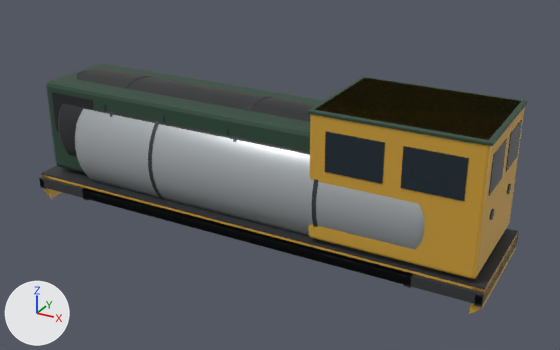
The glTF model apps/range/public/models/switchyard.glb, before and after one commit.
The view is the same before and after, from a 50 mm lens placed at (8.84, -15.09, 9.43), pointed at (0.47, 0.14, 1.82). Every picture has the same lights, and +X, +Y and +Z are marked at lower left. The picture after the commit comes second.

The first picture shows 'depot-tank', 'frame-12', 'frame-9', 'loco', 'tank-car'.
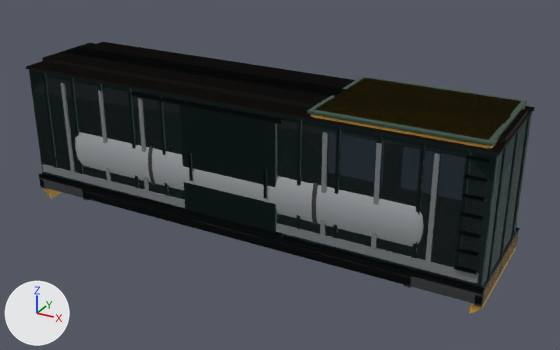
The change, as a list of edits to the scene's bpy script:
```text
Add mat_car_grey:
    mat_car_grey = principled_material('car.grey')
    mat_car_grey.base_color = (0.216, 0.238, 0.254)  # grey #80868a
    mat_car_grey.metallic = 0.3
    mat_car_grey.roughness = 0.55
Add mat_roof_flat:
    mat_roof_flat = principled_material('roof.flat')
    mat_roof_flat.base_color = (0.0782, 0.0704, 0.063)  # dark grey #4f4b47
    mat_roof_flat.roughness = 0.8
Add mat_car_teal:
    mat_car_teal = principled_material('car.teal')
    mat_car_teal.base_color = (0.0497, 0.13, 0.125)  # dark cyan #3f6563
    mat_car_teal.metallic = 0.3
    mat_car_teal.roughness = 0.55
Add mat_car_oxide:
    mat_car_oxide = principled_material('car.oxide')
    mat_car_oxide.base_color = (0.209, 0.0423, 0.0232)  # red #7e3a2a
    mat_car_oxide.metallic = 0.3
    mat_car_oxide.roughness = 0.55
Add me_hopper:
    me_hopper.from_pydata(...)  # 396 vertices, 672 faces; spans x -6.0..6.0, y -1.5..1.56, z 1.0..4.02
    # faces by material slot: [300, 372]
    me_hopper.materials.append(mat_steel)  # dark grey #3a3d40
    me_hopper.materials.append(mat_car_grey)  # grey #80868a
Add me_deck_12:
    me_deck_12.from_pydata(...)  # a box spanning x -6.0..6.0, y -1.5..1.5, z 1.0..1.08; a box spanning x -6.0..6.0, y 1.5..1.56, z 1.08..1.1; a box spanning x -6.0..6.0, y -1.5..-1.44, z 1.08..1.1; a box spanning x -5.94..5.94, y -1.44..1.44, z 1.08..1.1
    me_deck_12.materials.append(mat_steel)  # dark grey #3a3d40
Add me_boxcar_teal:
    me_boxcar_teal.from_pydata(...)  # 608 vertices, 984 faces; spans x -6.0..6.0, y -1.54..1.56, z 1.0..4.2
    # faces by material slot: [324, 636, 24]
    me_boxcar_teal.materials.append(mat_steel)  # dark grey #3a3d40
    me_boxcar_teal.materials.append(mat_car_teal)  # dark cyan #3f6563
    me_boxcar_teal.materials.append(mat_roof_flat)  # dark grey #4f4b47
Add me_boxcar_oxide:
    me_boxcar_oxide.from_pydata(...)  # 608 vertices, 984 faces; spans x -6.0..6.0, y -1.54..1.56, z 1.0..4.2
    # faces by material slot: [324, 636, 24]
    me_boxcar_oxide.materials.append(mat_steel)  # dark grey #3a3d40
    me_boxcar_oxide.materials.append(mat_car_oxide)  # red #7e3a2a
    me_boxcar_oxide.materials.append(mat_roof_flat)  # dark grey #4f4b47
Add ob_hopper:
    ob_hopper = bpy.data.objects.new('hopper', me_hopper)
    ob_hopper.location = (0.0, 0.0, 0.0)
Add ob_deck_12:
    ob_deck_12 = bpy.data.objects.new('deck-12', me_deck_12)
    ob_deck_12.location = (0.0, 0.0, 0.0)
Add ob_boxcar_teal:
    ob_boxcar_teal = bpy.data.objects.new('boxcar-teal', me_boxcar_teal)
    ob_boxcar_teal.location = (0.0, 0.0, 0.0)
Add ob_boxcar_oxide:
    ob_boxcar_oxide = bpy.data.objects.new('boxcar-oxide', me_boxcar_oxide)
    ob_boxcar_oxide.location = (0.0, 0.0, 0.0)
```

Where the change shows, as pixel boxes (x1, y1, x2, y2) in the pictures (560 x 350 px):
'boxcar-teal', added
    after: (26, 47, 535, 287)
    faces in mat_car_teal (dark cyan #3f6563): (29, 70, 532, 287)
    faces in mat_steel (dark grey #3a3d40): (65, 47, 509, 275)
    faces in mat_roof_flat (dark grey #4f4b47): (26, 58, 535, 155)
'hopper', added
    after: (32, 77, 528, 286)
'boxcar-oxide', added
    after: (26, 42, 534, 152)
'deck-12', added
    after: (39, 174, 520, 295)
'loco', unchanged, covered by the edit
    before: (41, 63, 528, 314)
    after: (41, 76, 528, 314)
'tank-car', unchanged, covered by the edit
    before: (58, 68, 315, 157)
